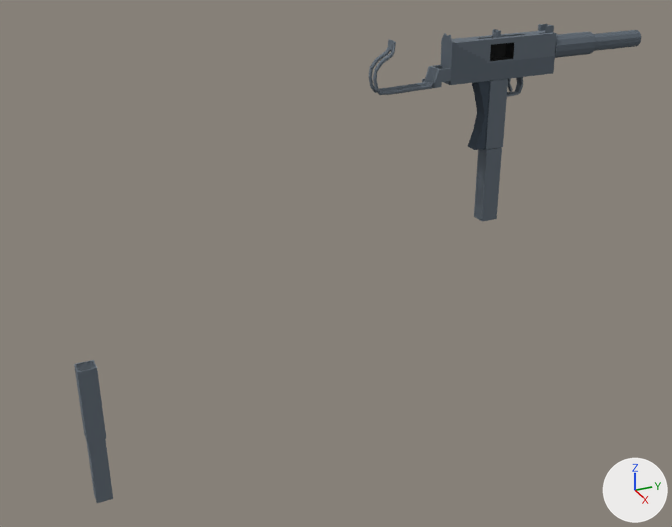
Two versions of the Blender file Art/3D/Blender/m15.blend, one commit apart.
Rendered twice from a 50 mm lens placed at (4.83, -3.28, 1.79), pointed at (-0.05, -1.09, -0.65). Lighting does not change. The marker at lower right points along +X, +Y and +Z. The picture after the commit comes second.

In view in the first picture: 'GripHandle', 'Mags', 'Mags.001', 'Stockp2', 'Suppressor', 'cylinder' and 4 more.
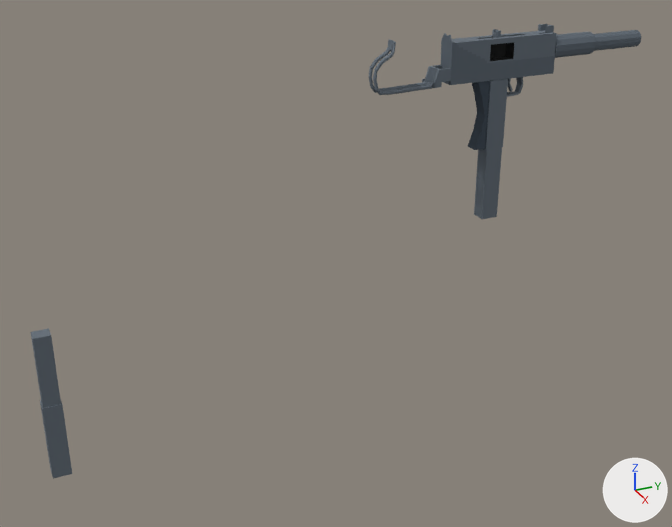
Boxes (x1, y1, x2, y2) around the edits, measured in the pictures (672 x 527 px):
```json
{"object": "Mags.001", "change": "moved, turned", "before": [74, 360, 113, 503], "after": [31, 328, 72, 479]}
```

The change, as JSON lines over the scene's bpy script:
```json
{"op": "set", "path": "ob_mags_001.location", "old": "(0.0, -2.688, -1.164)", "new": "(0.0, -2.906, -1.466)"}
{"op": "set", "path": "ob_mags_001.rotation_euler", "old": "(-3.133, 0.0, 0.0)", "new": "(0.0, 0.0000188, -0.00446)", "note": "degrees (-180, 0, 0) -> degrees (0, 0, -0.3)"}
```
